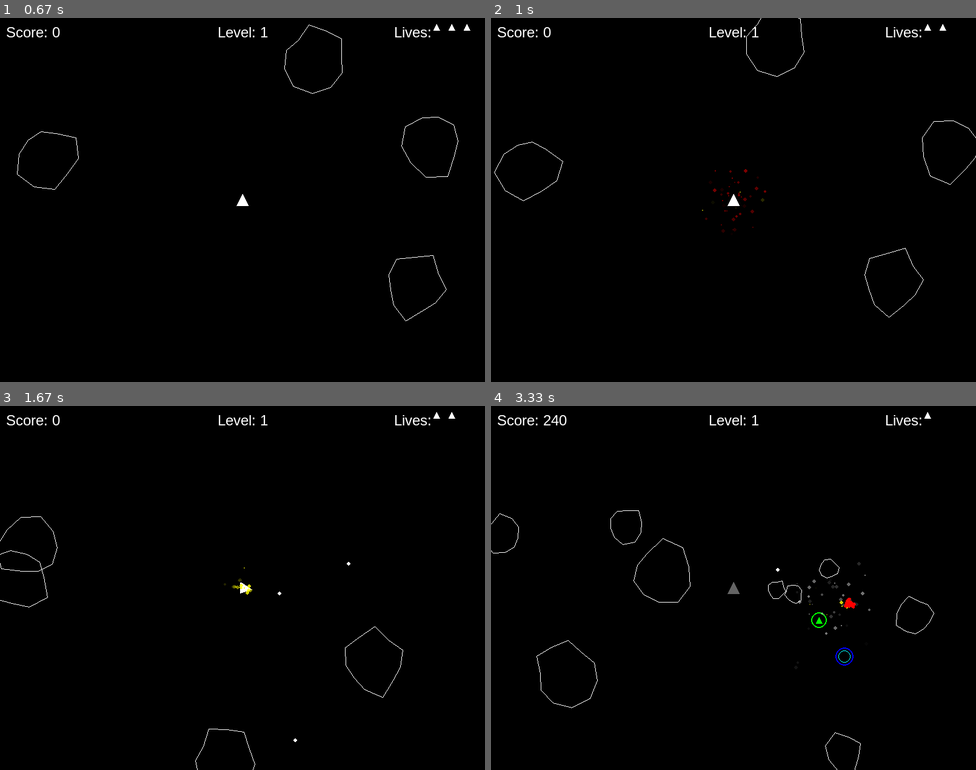
Above: before the commit, frames 1-4 (two rows, left to right).
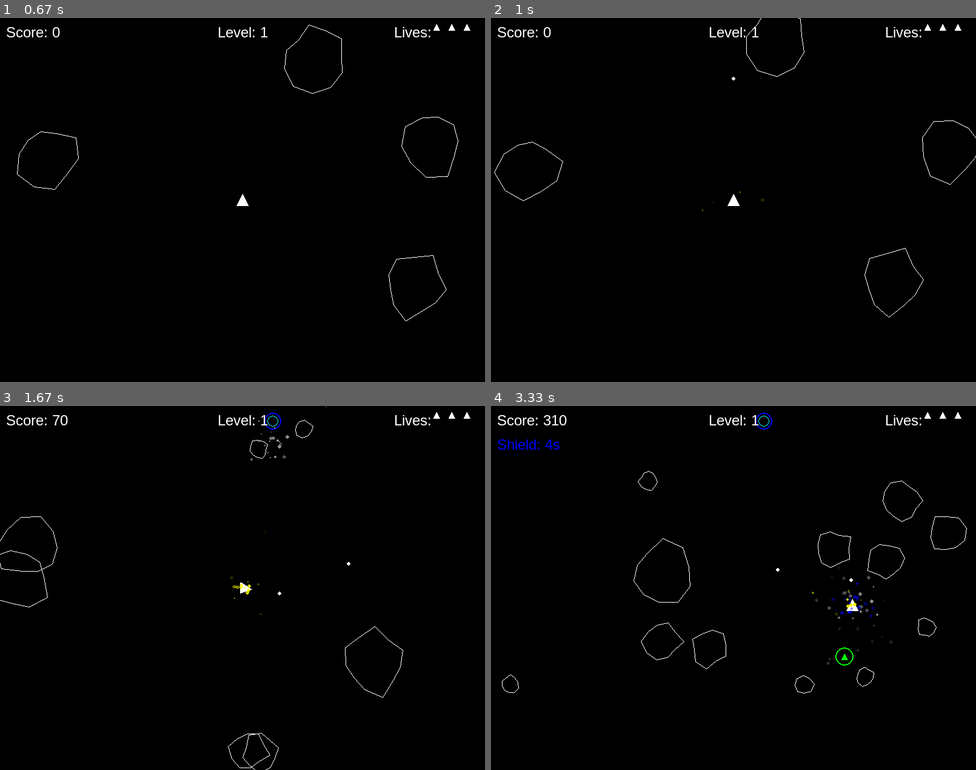
Above: after the commit, the same moments.

Repository: Nahuelito22/Laburar_o_Jugar
Game: pygame game, started from src/games/asteroids/asteroids2_pygame.py
Same seed, same stepped clock (60 frames per second), same inputs: the game is played once before the commit and once after it.
Inputs:
- Up to frame 1 (0.67 s): tap Enter at 0.33 s
- Up to frame 2 (1 s): tap Space at 0.67 s
- Up to frame 3 (1.67 s): hold Right 1-1.47 s; tap Space at 1.07, 1.37, 1.57 s; hold Up from 1.5 s (still down)
- Up to frame 4 (3.33 s): release Up at 1.8 s; hold Right 1.83-2.3 s; tap Space at 1.9, 2.2, 2.4, 2.7, 2.97, 3.27 s; hold Left 2.33-2.87 s; hold Left 2.9-3.3 s

Frame 1 is identical in both runs. In frame 2, 0.1% of the frame differs, in the area x 44-97%, y 1-59%; in frame 3, 0.3%; in frame 4, 1.3%, in the area x 0-99%, y 1-100%.

Commit message:
Version 1.0 Asteroids

Diff:
--- a/src/games/asteroids/asteroids2_pygame.py
+++ b/src/games/asteroids/asteroids2_pygame.py
@@ -30,6 +30,7 @@
 BULLET_SPEED = 10.0
 BULLET_LIFETIME = 60  # frames
 FIRE_COOLDOWN = 12  # frames
+BULLET_GRACE_PERIOD = 5  # frames de gracia para no colisionar con la nave
 
 # Tamaños de asteroides (radio, puntos)
 ASTEROID_SIZES = {
@@ -173,13 +174,15 @@
 
 # Clase para las balas
 class Bullet(pygame.sprite.Sprite):
-    def __init__(self, x, y, angle):
+    def __init__(self, x, y, angle, owner="player"):
         super().__init__()
         self.x = x
         self.y = y
         self.angle = angle
         self.radius = 3
         self.lifetime = BULLET_LIFETIME
+        self.owner = owner
+        self.frames_alive = 0  # Para el tiempo de gracia
 
         # Calcular velocidad
         angle_rad = math.radians(angle)
@@ -194,6 +197,7 @@
         self.x += self.vx
         self.y += self.vy
         self.lifetime -= 1
+        self.frames_alive += 1
 
         # Wrap-around
         if self.x < 0:
@@ -653,12 +657,12 @@
             # Triple disparo
             for angle_offset in [-10, 0, 10]:
                 angle = (self.ship.angle + angle_offset) % 360
-                bullet = Bullet(self.ship.x, self.ship.y, angle)
+                bullet = Bullet(self.ship.x, self.ship.y, angle, owner="player")
                 self.all_sprites.add(bullet)
                 self.bullets.add(bullet)
         else:
             # Disparo normal
-            bullet = Bullet(self.ship.x, self.ship.y, self.ship.angle)
+            bullet = Bullet(self.ship.x, self.ship.y, self.ship.angle, owner="player")
             self.all_sprites.add(bullet)
             self.bullets.add(bullet)
 
@@ -672,6 +676,22 @@
     def update(self):
         if self.state != GameState.PLAYING:
             return
+
+        # Guardar velocidades originales de asteroides y ovnis para el power-up de tiempo lento
+        original_speeds = {}
+        for asteroid in self.asteroids:
+            original_speeds[asteroid] = (asteroid.vx, asteroid.vy)
+        for ufo in self.ufos:
+            original_speeds[ufo] = (ufo.vx, ufo.vy)
+
+        # Aplicar efecto de tiempo lento si está activo
+        if self.active_power_ups["slow_time"] > 0:
+            for asteroid in self.asteroids:
+                asteroid.vx *= 0.5
+                asteroid.vy *= 0.5
+            for ufo in self.ufos:
+                ufo.vx *= 0.5
+                ufo.vy *= 0.5
 
         # Obtener teclas presionadas
         keys = pygame.key.get_pressed()
@@ -703,6 +723,12 @@
         # Actualizar todos los sprites
         self.all_sprites.update()
 
+        # Restaurar velocidades originales después de aplicar el efecto de tiempo lento
+        for obj, (vx, vy) in original_speeds.items():
+            if obj in self.all_sprites:  # Verificar que el objeto aún existe
+                obj.vx = vx
+                obj.vy = vy
+
         # Actualizar power-ups activos
         for power in self.active_power_ups:
             if self.active_power_ups[power] > 0:
@@ -712,6 +738,10 @@
 
         # Balas con asteroides
         for bullet in self.bullets:
+            # Ignorar balas del jugador durante el período de gracia
+            if bullet.owner == "player" and bullet.frames_alive < BULLET_GRACE_PERIOD:
+                continue
+
             asteroid_hits = pygame.sprite.spritecollide(bullet, self.asteroids, False, pygame.sprite.collide_circle)
             for asteroid in asteroid_hits:
                 # Añadir puntuación
@@ -776,8 +806,11 @@
                 self.active_power_ups["slow_time"] = 300  # 5 segundos a 60 FPS
                 self.create_explosion(power_up.x, power_up.y, MAGENTA, 20)
 
-        # Balas con ovnis
+        # Balas con ovnis (solo balas del jugador)
         for bullet in self.bullets:
+            if bullet.owner != "player":
+                continue
+
             ufo_hits = pygame.sprite.spritecollide(bullet, self.ufos, False, pygame.sprite.collide_circle)
             for ufo in ufo_hits:
                 # Añadir puntuación
@@ -826,17 +859,17 @@
                 angle = ufo.get_shoot_direction(self.ship.x, self.ship.y)
 
                 # Crear bala
-                bullet = Bullet(ufo.x, ufo.y, angle)
+                bullet = Bullet(ufo.x, ufo.y, angle, owner="ufo")
                 self.all_sprites.add(bullet)
                 self.bullets.add(bullet)
 
-        # Balas de ovnis con la nave
+        # Balas de ovnis con la nave (solo balas de ovnis)
         if not self.ship.invulnerable:
             for bullet in self.bullets:
+                if bullet.owner != "ufo":
+                    continue
+
                 # Comprobar si la bala es de un ovni (no de la nave)
-                if bullet not in self.all_sprites:
-                    continue
-
                 # Calcular distancia a la nave
                 dx = bullet.x - self.ship.x
                 dy = bullet.y - self.ship.y
@@ -886,15 +919,6 @@
             y = random.randint(50, SCREEN_HEIGHT - 50)
             self.spawn_power_up(x, y)
             self.power_up_spawn_timer = random.randint(900, 1800)  # 15-30 segundos
-
-        # Aplicar efecto de tiempo lento
-        if self.active_power_ups["slow_time"] > 0:
-            # Reducir la velocidad de los asteroides y ovnis
-            for asteroid in self.asteroids:
-                asteroid.vx *= 0.5
-                asteroid.vy *= 0.5
-            for ufo in self.ufos:
-                ufo.vx *= 0.5
 
     def game_over(self):
         self.state = GameState.GAME_OVER
--- a/src/games/asteroids/highscores.txt
+++ b/src/games/asteroids/highscores.txt
@@ -1,6 +1,10 @@
+7150
+6450
+4060
+2580
+1880
+1880
+780
 270
 200
 200
-40
-20
-0
